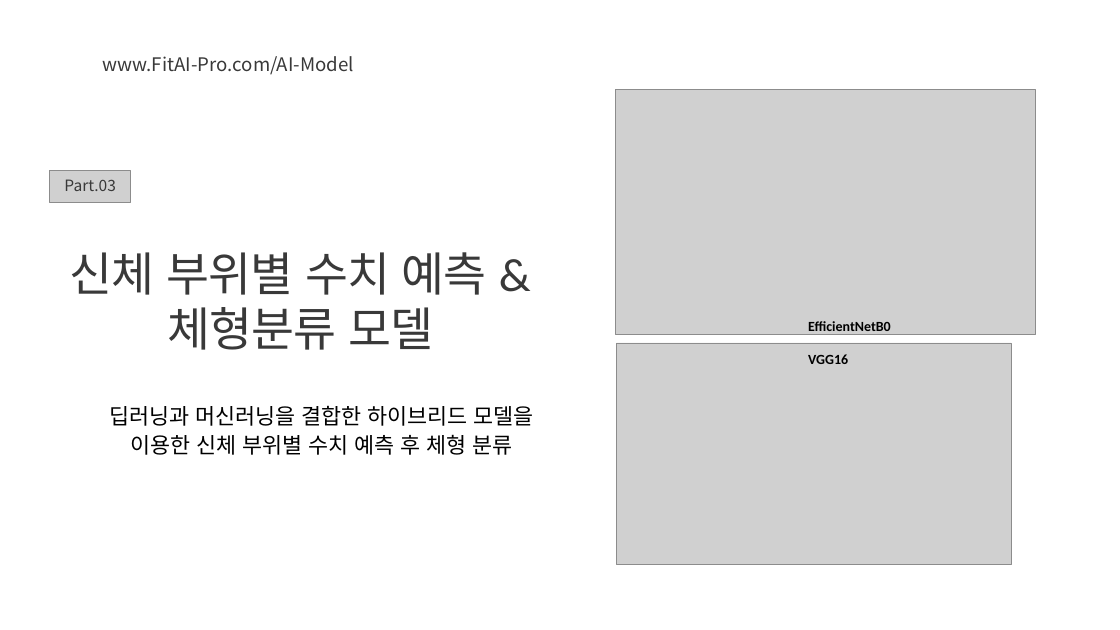
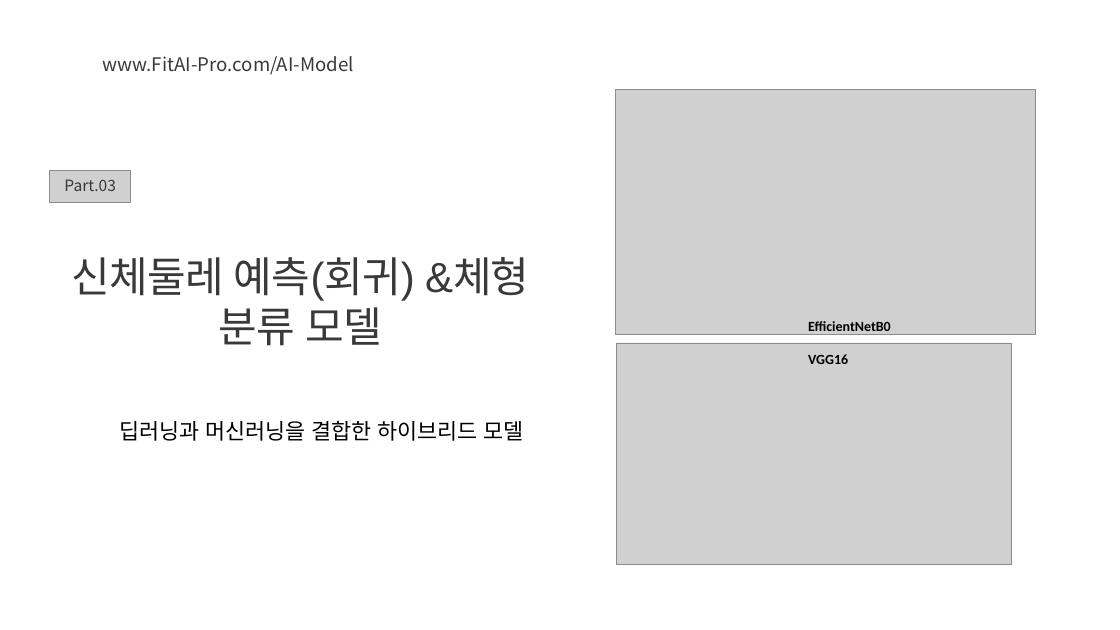
Before and after one commit to ssoom98/FitAI_Pro, a slide deck: slide 20 of ppt/FitAI-Pro_CSM.pptx (slide 18 before the commit). Drawn at 1120x630 pixels with LibreOffice and Linux fonts; fonts in the diff are those of the drawing; grey boxes stand for pictures; background and template pictures are left out. Boxes give left, top, right and bottom in pixels: in the first picture for what was removed or moved away, otherwise in the second. Text is boxed around its words. In the diff, an @@ line names an element or a change of style, - is before the commit and + after.

```diff
--- a/ppt/FitAI-Pro_CSM.pptx
+++ b/ppt/FitAI-Pro_CSM.pptx
@@ text at <box>72,257,530,346</box>: text changed; size 60 to 54 pt; font Calibri to Arial @@
-신체 부위별 수치 예측 &체형분류 모델
+신체둘레 예측(회귀) &체형 분류 모델
@@ text at <box>119,420,524,441</box>: text changed @@
-딥러닝과 머신러닝을 결합한 하이브리드 모델을 이용한 신체 부위별 수치 예측 후 체형 분류
+딥러닝과 머신러닝을 결합한 하이브리드 모델
```
Also in this commit, not shown: 8 other slides changed, 8 slides added, 1 slide removed, 9 other files.
